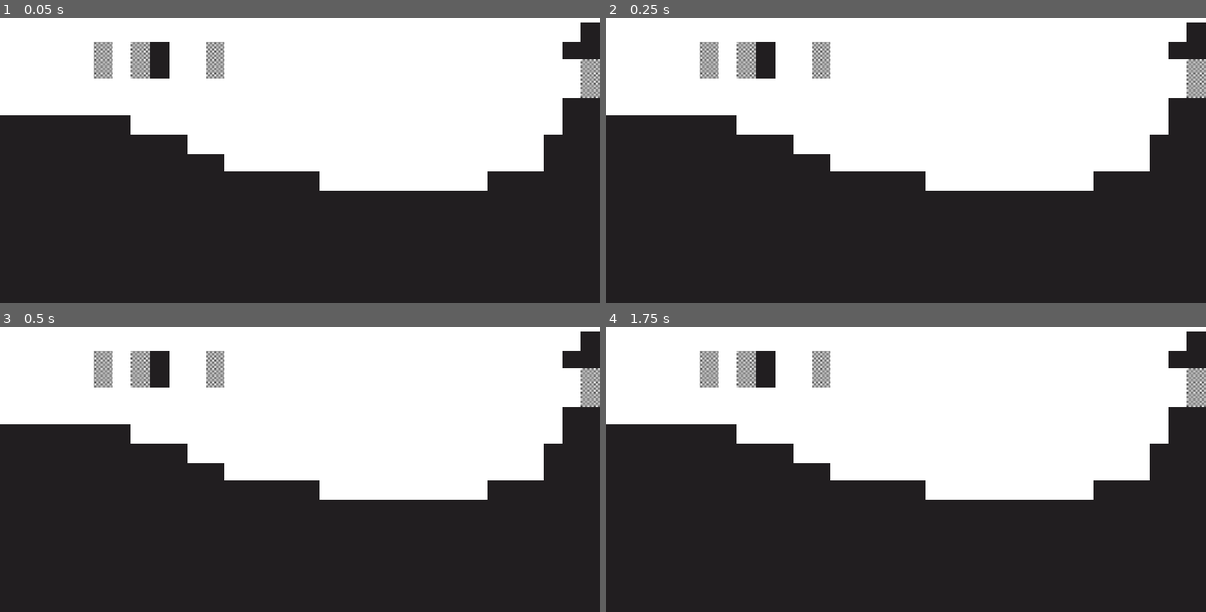
Above: before the commit, frames 1-4 (two rows, left to right).
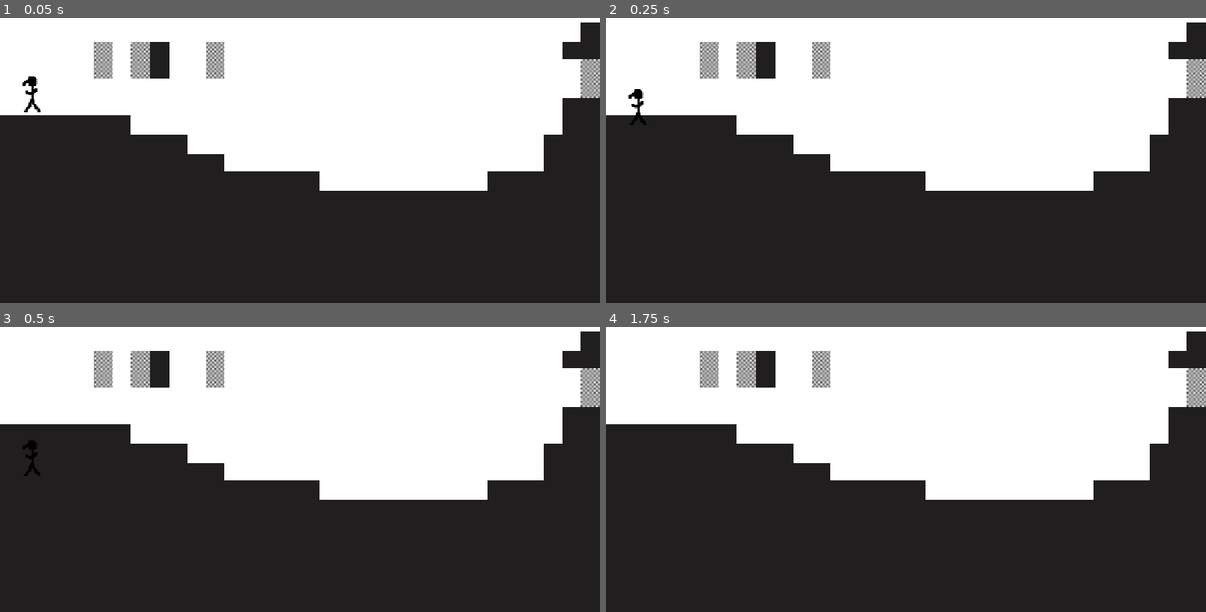
Above: after the commit, the same moments.

Repository: KIT-GameJam/FlipFlop
Game: Godot game, scene res://levels/level1.tscn
The game is run twice, just before and just after one commit, with the same random seed, the same clock (stepped at 60 frames per second) and the same inputs. This scene is started directly instead of the project's main scene.
Inputs (mouse positions are in pixels of both pictures, inside the frame that each line leads up to):
- Up to frame 1 (0.05 s): no input
- Up to frame 2 (0.25 s): no input
- Up to frame 3 (0.5 s): no input
- Up to frame 4 (1.75 s): tap Enter at 0.5 s; move the mouse to (1038, 426) at 0.52 s; hold D (move_right) from 0.53 s (still down); tap E (flip) at 0.6, 1.55 s; click (1038, 426) at 0.67 s; tap W (jump) at 0.77, 0.8, 1.07, 1.35, 1.52 s; tap Space at 1.25 s; move the mouse to (786, 460) at 1.27 s

The runs differ from the first frame. In frame 1, 0.2% of the frame differs, in the area x 3-7%, y 20-34%; in frame 2, 0.1%; in frame 3, 0.1%; in frame 4, nothing differs.

Commit message:
fix player flip

Diff:
--- a/entities/Player.tscn
+++ b/entities/Player.tscn
@@ -19,7 +19,7 @@
 "times": PackedFloat32Array(0),
 "transitions": PackedFloat32Array(1),
 "update": 0,
-"values": [Vector2(0, 40)]
+"values": [Vector2(0, -40)]
 }
 tracks/1/type = "value"
 tracks/1/imported = false
@@ -133,7 +133,7 @@
 
 [node name="Player" type="CharacterBody2D" unique_id=1281984372]
 collision_layer = 8
-collision_mask = 8
+collision_mask = 12
 script = ExtResource("1_eh0f6")
 
 [node name="CollisionShape2D" type="CollisionShape2D" parent="." unique_id=1080355892]
@@ -141,7 +141,7 @@
 shape = SubResource("CapsuleShape2D_eh0f6")
 
 [node name="Sprite2D" type="Sprite2D" parent="." unique_id=369539852]
-position = Vector2(0, 40)
+position = Vector2(0, -40)
 texture = ExtResource("2_ojs4q")
 
 [node name="AnimationPlayer" type="AnimationPlayer" parent="." unique_id=2001544709]
--- a/entities/player.gd
+++ b/entities/player.gd
@@ -17,6 +17,10 @@
 		_flip_up()
 	else:
 		_flip_down()
+	flipped = !flipped
+
+func is_on_ground():
+	return (is_on_ceiling() if flipped else is_on_floor())
 
 func _flip_up():
 	animation_player.play("flip_up")
@@ -31,13 +35,14 @@
 	set_collision_mask_value(3, false)
 
 func _physics_process(delta: float) -> void:
+	var on_ground = is_on_ground()
 	# Add the gravity.
-	if not is_on_floor():
+	if not on_ground:
 		velocity += get_gravity() * delta * (-1 if flipped else 1)
 
-	if Input.is_action_just_pressed("jump") and is_on_floor():
-		velocity.y = JUMP_VELOCITY
-	elif Input.is_action_just_pressed("flip") and is_on_floor():
+	if Input.is_action_just_pressed("jump") and on_ground:
+		velocity.y = JUMP_VELOCITY * (-1 if flipped else 1)
+	elif Input.is_action_just_pressed("flip") and on_ground:
 		flip()
 
 	# Get the input direction and handle the movement/deceleration.
--- a/levels/level1.tscn
+++ b/levels/level1.tscn
@@ -1,8 +1,12 @@
 [gd_scene format=4 uid="uid://b1iud80r7wwcw"]
 
 [ext_resource type="PackedScene" uid="uid://cyfvcuxi210mg" path="res://levels/abstract_level.tscn" id="1_vn7o3"]
+[ext_resource type="PackedScene" uid="uid://b8s6rlqtpnbdn" path="res://entities/Player.tscn" id="2_pdtm5"]
 
 [node name="Level1" unique_id=226412309 instance=ExtResource("1_vn7o3")]
 
 [node name="TileMapLayer" parent="." index="0" unique_id=502832762]
 tile_map_data = PackedByteArray("AAAAAAAAAQAAAAAAAAAAAAEAAQAAAAAAAAAAAAIAAQAAAAAAAAAAAAMAAQAAAAAAAAAAAAQAAQAAAAAAAAAAAA …(9136 unchanged characters)…
+
+[node name="Player" parent="." index="1" unique_id=1281984372 instance=ExtResource("2_pdtm5")]
+position = Vector2(69, 311)
